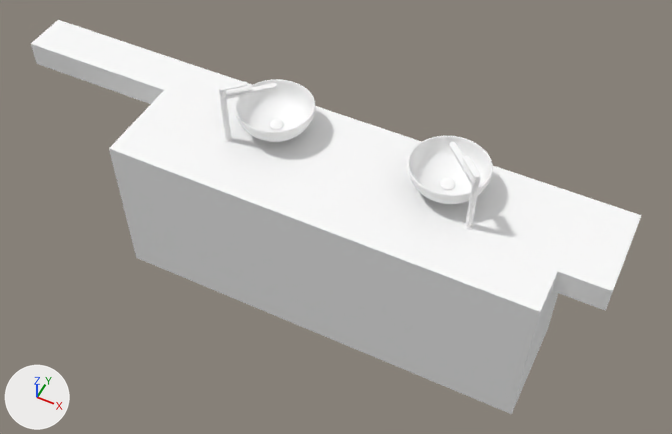
Two versions of the FBX model LosArcosVisualization/Assets/01_Maya/Models_v2/CommodeBath01.fbx, one commit apart.
Both versions are drawn from a camera (50 mm lens) standing at (-4.02, -2.2, 4.05) and looking at (-5.18, 0.11, 1.16). The axes (+X, +Y, +Z) are drawn at lower left. The lights are the same throughout. Where no turn or scale is listed for an object, it has been applied to the vertices.

The older version as bpy lines, for what is in view:
```python
me_mesh_002 = bpy.data.meshes.new('Mesh.002')
me_mesh_002.from_pydata(...)  # 530 vertices, 556 faces; spans x -8.5..8.5, y -13.6..13.6, z -8.5..8.5
me_mesh_002.materials.append(mat_commodebath01)  # white #ffffff
me_mesh_006 = bpy.data.meshes.new('Mesh.006')
me_mesh_006.from_pydata(...)  # 530 vertices, 556 faces; spans x -8.5..8.5, y -13.5..13.6, z -8.5..8.5
me_mesh_006.materials.append(mat_commodebath01)  # white #ffffff
me_mesh_007 = bpy.data.meshes.new('Mesh.007')
me_mesh_007.from_pydata(...)  # 1642 vertices, 1640 faces; spans x -16.1..16.1, y -0.1..12.8, z -16.1..16.1
me_mesh_007.materials.append(mat_commodebath01)  # white #ffffff
ob_lavaboredondorbath01 = bpy.data.objects.new('LavaboRedondoRBath01', me_mesh_007)
ob_lavaboredondorbath01.parent = ob_rightbath01
ob_lavaboredondorbath01.location = (-0.296, -13.48, -0.264)
ob_leftbath01 = bpy.data.objects.new('LeftBath01', None)
ob_leftbath01.parent = ob_commodebath01_low
ob_leftbath01.location = (-800.1, 103.7, -229.2)
ob_rightbath01 = bpy.data.objects.new('RightBath01', None)
ob_rightbath01.parent = ob_commodebath01_low
ob_rightbath01.location = (-724.2, 103.7, -229.2)
ob_taplbath01 = bpy.data.objects.new('TapLBath01', me_mesh_002)
ob_taplbath01.parent = ob_leftbath01
ob_taplbath01.location = (-6.975, 0.0117, 6.952)
ob_taprbath01 = bpy.data.objects.new('TapRBath01', me_mesh_006)
ob_taprbath01.parent = ob_rightbath01
ob_taprbath01.location = (6.97, 0.0117, 6.947)
# also in view: 'LavaboRedondoLBath01' at (-5.5, 0.22, 1.49); 'TopBath01' at (-5.41, 0.12, 1.37); 'BottomBath01' at (-5.15, 0.05, 1.02)
```
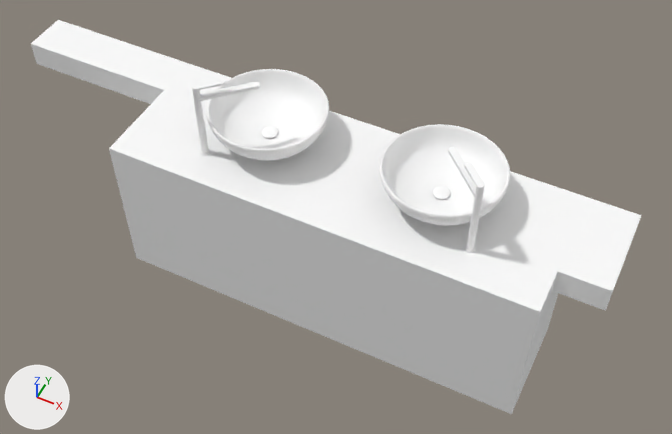
ob_leftbath01 is not drawn itself; it is the parent of ob_lavaboredondolbath01, ob_taplbath01, ob_tapdetaillbath01, ob_waterstopperlbath01.
ob_rightbath01 is not drawn itself; it is the parent of ob_waterstopperrbat02, ob_lavaboredondorbath01, ob_taprbath01, ob_tapdetairbath01.

What the commit changed:
In object 'TapRBath01' (ob_taprbath01), parent goes from ob_rightbath01 to ob_tap_001.
Object 'TapRBath01' (ob_taprbath01) moves from (6.97, 0.0117, 6.947) to (-0.292, 0.0117, -0.287).
Object 'RightBath01' (ob_rightbath01) moves from (-724.2, 103.7, -229.2) to (-724.2, 107.1, -223.4).
Object 'RightBath01' (ob_rightbath01) is rescaled from (1.0, 1.0, 1.0) to (1.5, 1.25, 1.5).
Object 'LeftBath01' (ob_leftbath01) moves from (-800.1, 103.7, -229.2) to (-800.1, 107.1, -223.4).
Object 'LeftBath01' (ob_leftbath01) is rescaled from (1.0, 1.0, 1.0) to (1.5, 1.25, 1.5).
In object 'TapLBath01' (ob_taplbath01), parent goes from ob_leftbath01 to ob_tap.
Object 'TapLBath01' (ob_taplbath01) moves from (-6.975, 0.0117, 6.952) to (0.287, 0.0117, -0.292).
Object 'Tap.001' (ob_tap_001) is new.
Its parent is ob_rightbath01.
Its location is (7.262, 0.0, 7.234).
Its scale is (0.75, 1.0, 0.75).
Object 'Tap' (ob_tap) is new.
Its parent is ob_leftbath01.
Its location is (-7.262, 0.0, 7.244).
Its scale is (0.75, 1.0, 0.75).

Where the change shows, as pixel boxes (x1, y1, x2, y2) in the pictures (672 x 434 px):
'LavaboRedondoRBath01', moved, rescaled (52% wider, 49% taller)
    before: (407, 136, 493, 204)
    after: (379, 124, 510, 226)
'LavaboRedondoLBath01', moved, rescaled (52% wider, 44% taller)
    before: (235, 79, 315, 142)
    after: (207, 69, 329, 160)
'TapLBath01', moved, rescaled (17% wider, 23% taller)
    before: (219, 81, 277, 141)
    after: (192, 79, 260, 153)
'TapRBath01', moved, rescaled (19% wider, 22% taller)
    before: (449, 142, 480, 227)
    after: (448, 147, 485, 251)
'WaterStopperRBat02', moved, rescaled (19% wider, 8% taller)
    before: (440, 178, 455, 190)
    after: (433, 186, 451, 199)
'WaterStopperLBath01', moved, rescaled
    before: (269, 119, 284, 130)
    after: (262, 127, 278, 138)
'TapDetaiRBath01', moved, rescaled
    before: (464, 223, 474, 229)
    after: (465, 245, 476, 253)
'TapDetailLBath01', moved, rescaled
    before: (224, 137, 232, 143)
    after: (200, 149, 210, 155)
